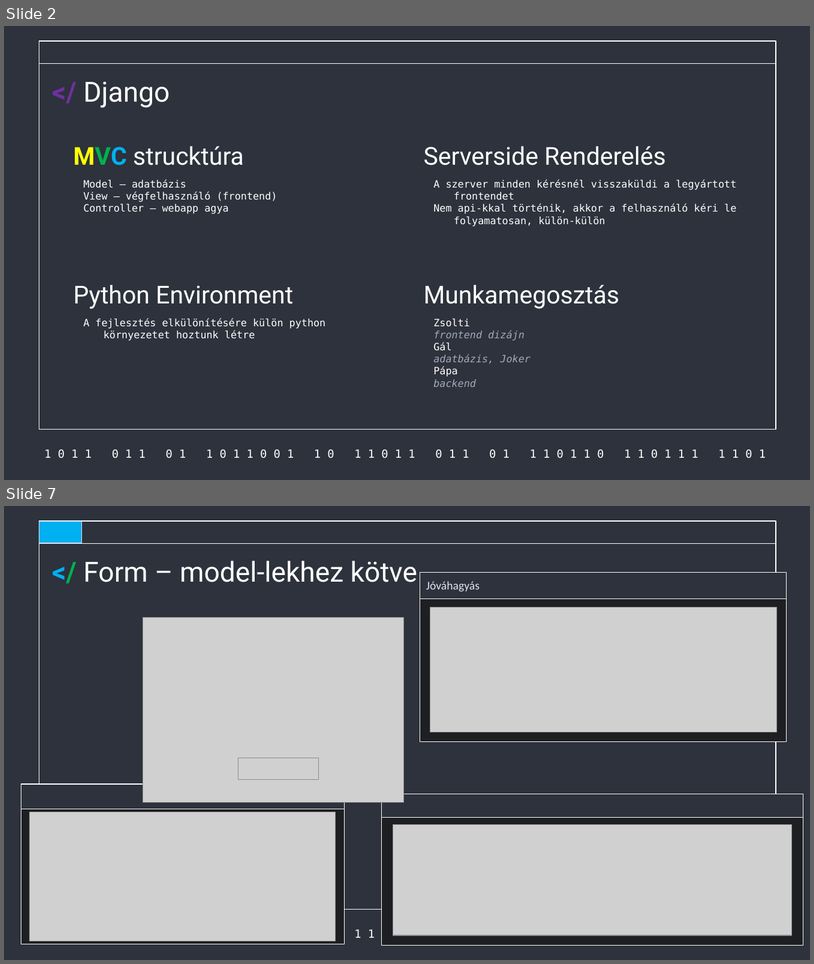
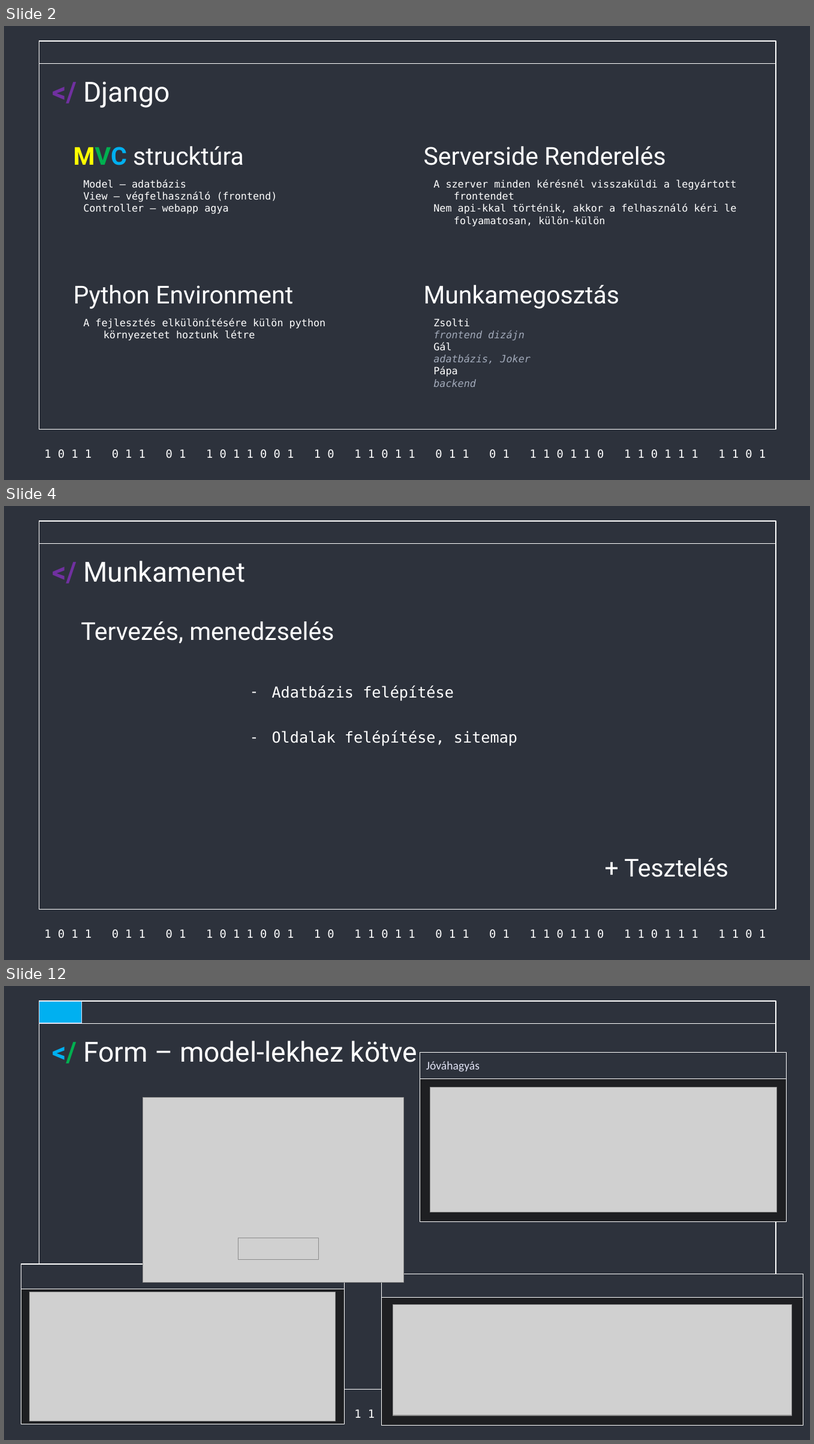
Before and after one commit to Acsilaa/dusza2024-25, a slide deck: Hell yeah ppt.pptx. Shown one above the other, each under a label of ours: slides 2 and 7 before the commit, slides 2, 4 and 12 after it; the slides between them are not shown. The pictures are 814x964 and 814x1444 pixels, drawn with LibreOffice and Linux fonts; fonts in the diff are those of the drawing; grey boxes stand for pictures. Boxes give left, top, right and bottom in pixels: in the first picture for what was removed or moved away, otherwise in the second. Text is boxed around its words. In the diff, an @@ line names an element or a change of style, - is before the commit and + after.

```diff
--- a/Hell yeah ppt.pptx
+++ b/Hell yeah ppt.pptx
@@ slide 4 added at (4, 506, 810, 960), background #2D323C; not listed: 3 template elements that a slide beside it also shows @@
@@ text added at (83, 561, 245, 582), 33 pt, text #FFFFFF @@
+</ Munkamenet
@@ title added at (81, 621, 334, 643), 29.3 pt, text #FFFFFF @@
+Tervezés, menedzselés
@@ subtitle added at (272, 685, 518, 746), 18 pt, text #FFFFFF @@
+– Adatbázis felépítése
+– Oldalak felépítése, sitemap
@@ title added at (624, 858, 729, 877), 29.3 pt, text #FFFFFF @@
++ Tesztelés
@@ what was slide 7 is now slide 12 @@
```
Also in this commit, not shown: 2 slides changed, 6 other slides added, 2 slides removed.
